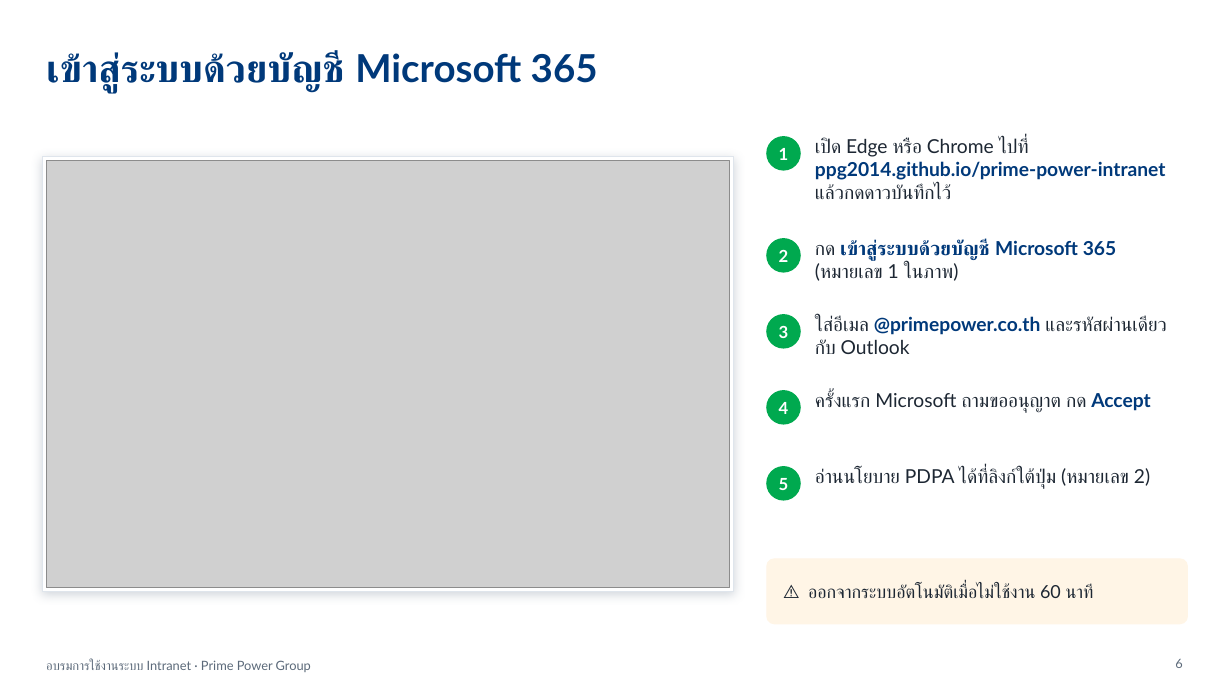
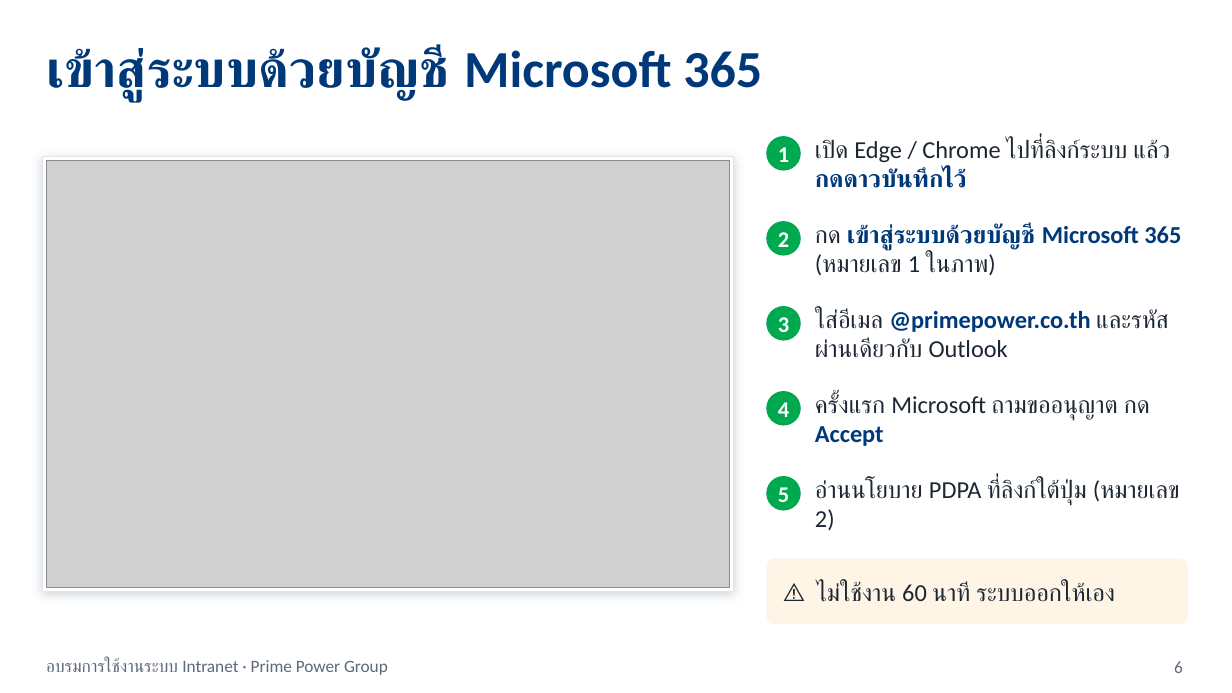
Before and after one commit to PPG2014/prime-power-intranet, a slide deck: slide 6 of manual/Intranet-Training-v1.0.pptx. Drawn at 1232x693 pixels with LibreOffice and Linux fonts; fonts in the diff are those of the drawing; grey boxes stand for pictures; background and template pictures are left out. Boxes give left, top, right and bottom in pixels: in the first picture for what was removed or moved away, otherwise in the second. Text is boxed around its words. In the diff, an @@ line names an element or a change of style, - is before the commit and + after.

```diff
--- a/manual/Intranet-Training-v1.0.pptx
+++ b/manual/Intranet-Training-v1.0.pptx
@@ title "เข้าสู่ระบบด้วยบัญชี Microsoft 365" at [46, 47, 762, 101]: size 30 to 40.5 pt, font Lato to Calibri @@
@@ text at [815, 138, 1170, 188]: text changed; size 15 to 19 pt; font Lato to Calibri @@
-เปิด Edge หรือ Chrome ไปที่ ppg2014.github.io/prime-power-intranet แล้วกดดาวบันทึกไว้
+เปิด Edge / Chrome ไปที่ลิงก์ระบบ แล้วกดดาวบันทึกไว้
@@ size 13 to 17.5 pt, font Lato to Calibri in 5 elements at [778, 147, 789, 162], [778, 402, 789, 417], [778, 317, 789, 332], [778, 487, 789, 502], [778, 232, 789, 247] @@
@@ text "2": place and size @@
-text "2" at [779, 249, 789, 262]
+text "2" at [778, 232, 789, 247]
@@ ellipse: place and size @@
-ellipse at [767, 238, 800, 272]
+ellipse at [767, 222, 800, 255]
@@ size 15 to 19 pt, font Lato to Calibri in 3 elements at [815, 308, 1169, 357], [815, 393, 1150, 446], [815, 223, 1181, 275] @@
@@ text "กด เข้าสู่ระบบด้วยบัญชี Microsoft 365 (หมายเลข ...": place and size @@
-text "กด เข้าสู่ระบบด้วยบัญชี Microsoft 365 (หมายเลข ..." at [815, 240, 1116, 281]
+text "กด เข้าสู่ระบบด้วยบัญชี Microsoft 365 (หมายเลข ..." at [815, 223, 1181, 275]
@@ text "3": place and size @@
-text "3" at [779, 325, 789, 338]
+text "3" at [778, 317, 789, 332]
@@ ellipse: place and size @@
-ellipse at [767, 315, 800, 348]
+ellipse at [767, 307, 800, 340]
@@ text "ใส่อีเมล @primepower.co.th และรหัสผ่านเดียวกับ Outlook": place and size @@
-text "ใส่อีเมล @primepower.co.th และรหัสผ่านเดียวกับ Outlook" at [815, 316, 1166, 354]
+text "ใส่อีเมล @primepower.co.th และรหัสผ่านเดียวกับ Outlook" at [815, 308, 1169, 357]
@@ text "5": place and size @@
-text "5" at [779, 478, 789, 490]
+text "5" at [778, 487, 789, 502]
@@ ellipse: place and size @@
-ellipse at [767, 467, 800, 500]
+ellipse at [767, 477, 800, 510]
@@ text at [815, 478, 1179, 530]: text changed; size 15 to 19 pt; font Lato to Calibri @@
-อ่านนโยบาย PDPA ได้ที่ลิงก์ใต้ปุ่ม (หมายเลข 2)
+อ่านนโยบาย PDPA ที่ลิงก์ใต้ปุ่ม (หมายเลข 2)
@@ text at [817, 581, 1115, 602]: text changed; size 14 to 19 pt; font Lato to Calibri @@
-⚠️ ออกจากระบบอัตโนมัติเมื่อไม่ใช้งาน 60 นาที
+⚠️ ไม่ใช้งาน 60 นาที ระบบออกให้เอง
@@ text "อบรมการใช้งานระบบ Intranet · Prime Power ..." at [46, 659, 388, 675]: size 10 to 13.5 pt, font Lato to Calibri @@
@@ page number at [1174, 661, 1183, 673]: size 10 to 13.5 pt, font Lato to Calibri @@
```
Also in this commit, not shown: 34 other slides changed.
